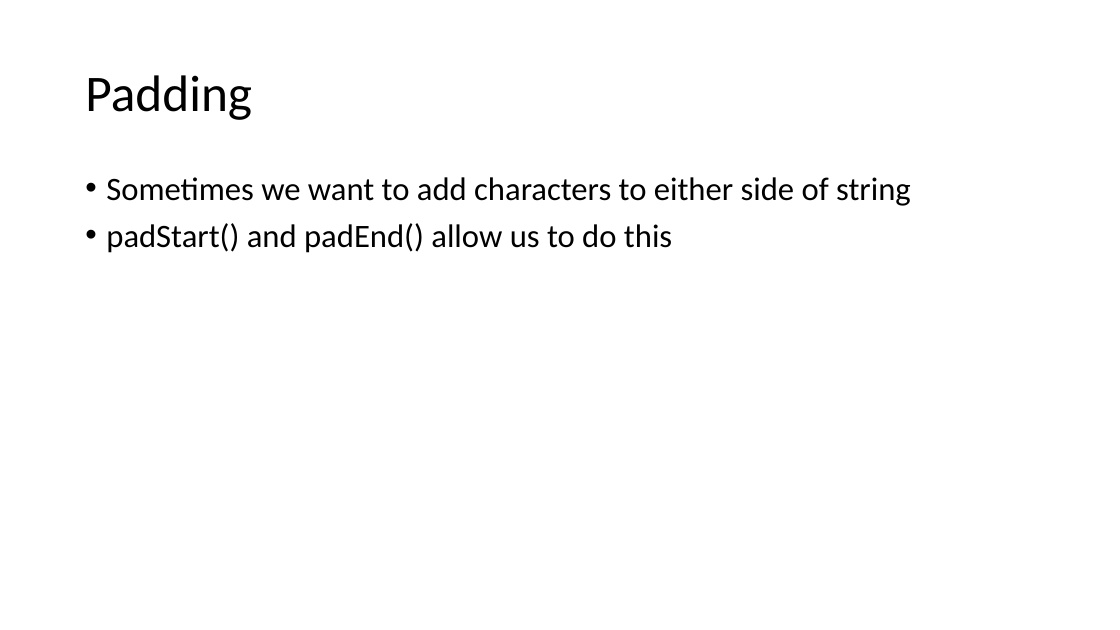
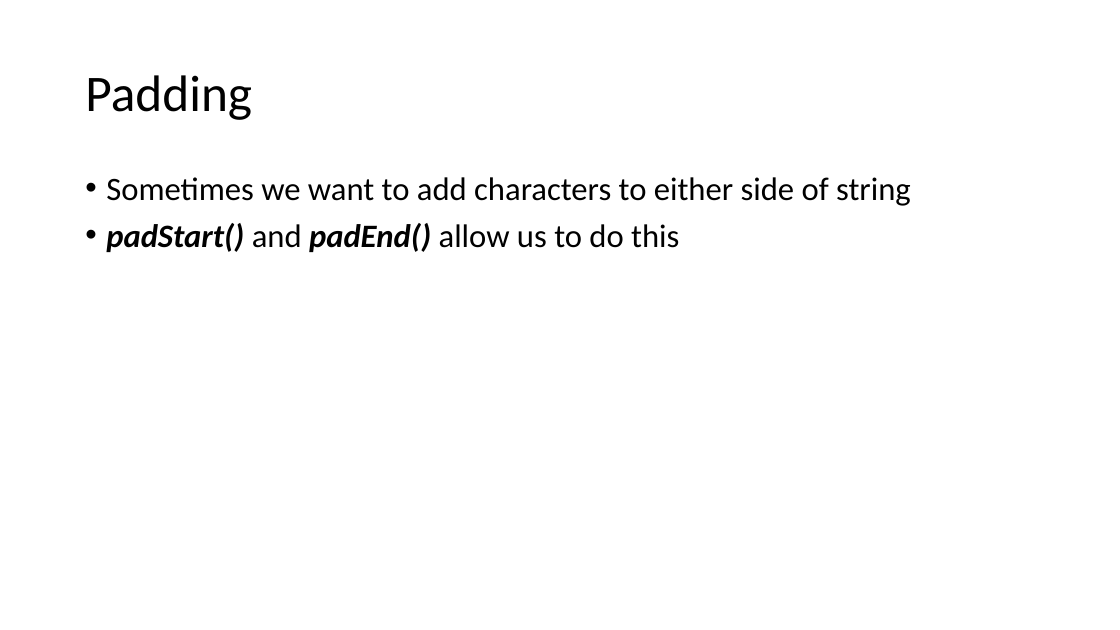
Before and after one commit to YWCANWIL-TechLab/Module4-DataTypes-Day1, a slide deck: slide 28 of slides/Strings.pptx (slide 30 before the commit). Drawn at 1120x630 pixels with LibreOffice and Linux fonts; fonts in the diff are those of the drawing. Boxes give left, top, right and bottom in pixels: in the first picture for what was removed or moved away, otherwise in the second. Text is boxed around its words. In the diff, an @@ line names an element or a change of style, - is before the commit and + after.

```diff
--- a/slides/Strings.pptx
+++ b/slides/Strings.pptx
@@ text at [106, 223, 679, 252]: bold on, italic on in "padStart() padEnd()" @@
```
Also in this commit, not shown: 16 other slides changed, 1 slide added, 3 slides removed.
